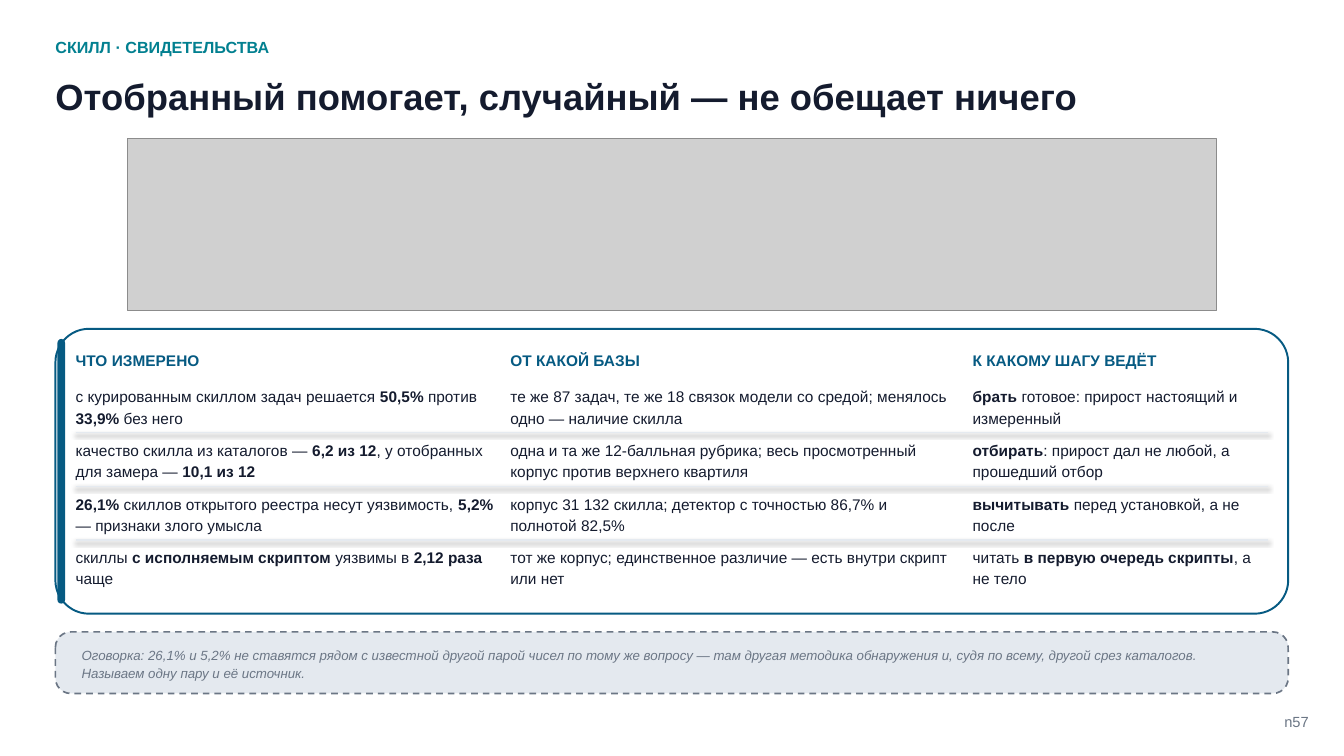
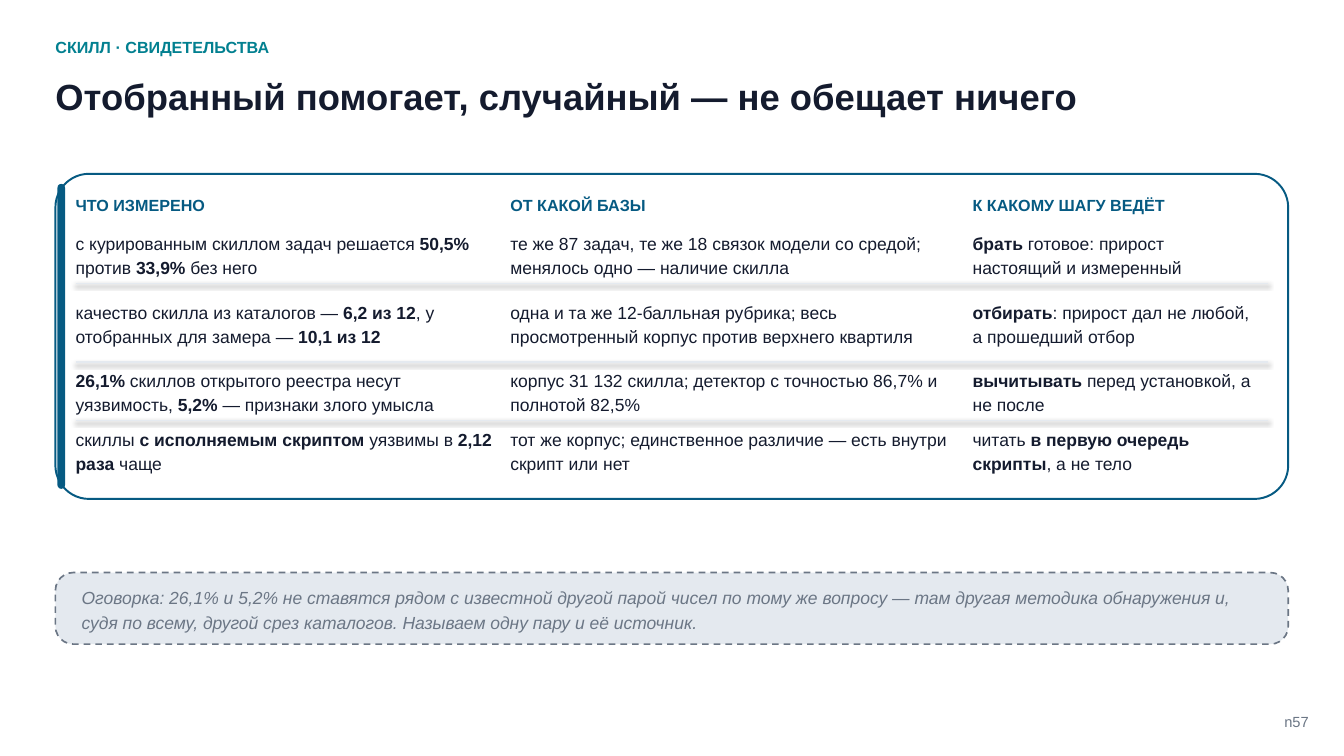
Before and after one commit to tellina-study/AI-usage-lessons, a slide deck: slide 57 of library/seminars/sem-05/rendered/sem-05-n.pptx. Drawn at 1344x756 pixels with LibreOffice and Linux fonts; fonts in the diff are those of the drawing; grey boxes stand for pictures. Boxes give left, top, right and bottom in pixels: in the first picture for what was removed or moved away, otherwise in the second. Text is boxed around its words. In the diff, an @@ line names an element or a change of style, - is before the commit and + after.

Commit message:
Вынос процедуры и описание скилла стали кейсами, четыре зажатые схемы закрыты, реестр схем вычищен — 65 слайдов, только подгонка #211

```diff
--- a/library/seminars/sem-05/rendered/sem-05-n.pptx
+++ b/library/seminars/sem-05/rendered/sem-05-n.pptx
@@ picture removed at [127, 138, 1217, 311] @@
@@ rounded rectangle: place and size @@
-rounded rectangle at [55, 329, 1289, 614]
+rounded rectangle at [55, 173, 1289, 499]
@@ rounded rectangle at [55, 173, 1289, 499]: proportions changed @@
@@ rounded rectangle: place and size @@
-rounded rectangle at [57, 339, 65, 604]
+rounded rectangle at [57, 184, 65, 489]
@@ 3 texts: place and size @@
-3 texts at [76, 353, 1156, 369]
+3 texts at [76, 198, 1164, 215]
@@ size 11 to 11.5 pt in 3 elements at [510, 198, 646, 211], [76, 199, 205, 211], [973, 198, 1164, 215] @@
@@ text "с курированным скиллом задач решается ...": place and size @@
-text "с курированным скиллом задач решается ..." at [76, 391, 477, 427]
+text "с курированным скиллом задач решается ..." at [76, 237, 470, 278]
@@ text "те же 87 задач, те ...": place and size @@
-text "те же 87 задач, те ..." at [510, 390, 947, 427]
+text "те же 87 задач, те ..." at [510, 237, 921, 278]
@@ size 11 to 12.5 pt in 12 elements at [510, 436, 947, 474], [76, 433, 492, 474], [973, 436, 1189, 474], [510, 374, 938, 413], [76, 374, 434, 415], [973, 374, 1251, 411], [510, 306, 913, 347], [76, 306, 435, 347], [973, 306, 1250, 347], [510, 237, 921, 278], [76, 237, 470, 278], [973, 237, 1182, 278] @@
@@ text "брать готовое: прирост настоящий и ...": place and size @@
-text "брать готовое: прирост настоящий и ..." at [973, 390, 1238, 427]
+text "брать готовое: прирост настоящий и ..." at [973, 237, 1182, 278]
@@ text "качество скилла из каталогов — ...": place and size @@
-text "качество скилла из каталогов — ..." at [76, 445, 483, 481]
+text "качество скилла из каталогов — ..." at [76, 306, 435, 347]
@@ line moved from (76, 540) - (1268, 540) to (76, 283) - (1268, 283) @@
@@ text "одна и та же 12-балльная ...": place and size @@
-text "одна и та же 12-балльная ..." at [510, 444, 916, 481]
+text "одна и та же 12-балльная ..." at [510, 306, 913, 347]
@@ text "отбирать: прирост дал не любой, ...": place and size @@
-text "отбирать: прирост дал не любой, ..." at [973, 444, 1230, 481]
+text "отбирать: прирост дал не любой, ..." at [973, 306, 1250, 347]
@@ text "26,1% скиллов открытого реестра несут ...": place and size @@
-text "26,1% скиллов открытого реестра несут ..." at [76, 499, 493, 534]
+text "26,1% скиллов открытого реестра несут ..." at [76, 374, 434, 415]
@@ line moved from (76, 487) - (1268, 487) to (76, 362) - (1268, 362) @@
@@ text "корпус 31 132 скилла; детектор ...": place and size @@
-text "корпус 31 132 скилла; детектор ..." at [510, 499, 888, 533]
+text "корпус 31 132 скилла; детектор ..." at [510, 374, 938, 413]
@@ text "вычитывать перед установкой, а не ...": place and size @@
-text "вычитывать перед установкой, а не ..." at [973, 498, 1239, 531]
+text "вычитывать перед установкой, а не ..." at [973, 374, 1251, 411]
@@ text "скиллы с исполняемым скриптом уязвимы ...": place and size @@
-text "скиллы с исполняемым скриптом уязвимы ..." at [76, 552, 482, 587]
+text "скиллы с исполняемым скриптом уязвимы ..." at [76, 433, 492, 474]
@@ line moved from (76, 433) - (1268, 433) to (76, 420) - (1268, 420) @@
@@ text "тот же корпус; единственное различие ...": place and size @@
-text "тот же корпус; единственное различие ..." at [510, 554, 947, 584]
+text "тот же корпус; единственное различие ..." at [510, 436, 947, 474]
@@ text "читать в первую очередь скрипты, ...": place and size @@
-text "читать в первую очередь скрипты, ..." at [973, 554, 1251, 584]
+text "читать в первую очередь скрипты, ..." at [973, 436, 1189, 474]
@@ rounded rectangle: place and size @@
-rounded rectangle at [55, 632, 1289, 694]
+rounded rectangle at [55, 573, 1289, 644]
@@ text "Оговорка: 26,1% и 5,2% не ...": place and size @@
-text "Оговорка: 26,1% и 5,2% не ..." at [82, 650, 1196, 681]
+text "Оговорка: 26,1% и 5,2% не ..." at [82, 591, 1230, 633]
@@ text "Оговорка: 26,1% и 5,2% не ..." at [82, 591, 1230, 633]: size 9.5 to 12.5 pt @@
```
Also in this commit, not shown: 11 other slides changed, 2 slides added, 2 slides removed, 23 other files.
